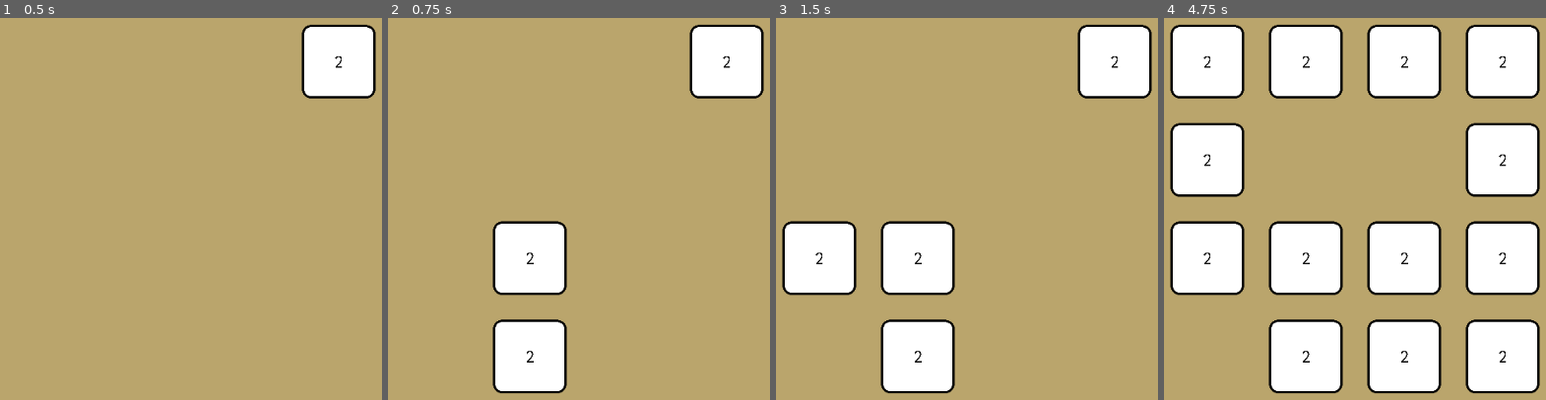
Above: before the commit, frames 1-4 (left to right).
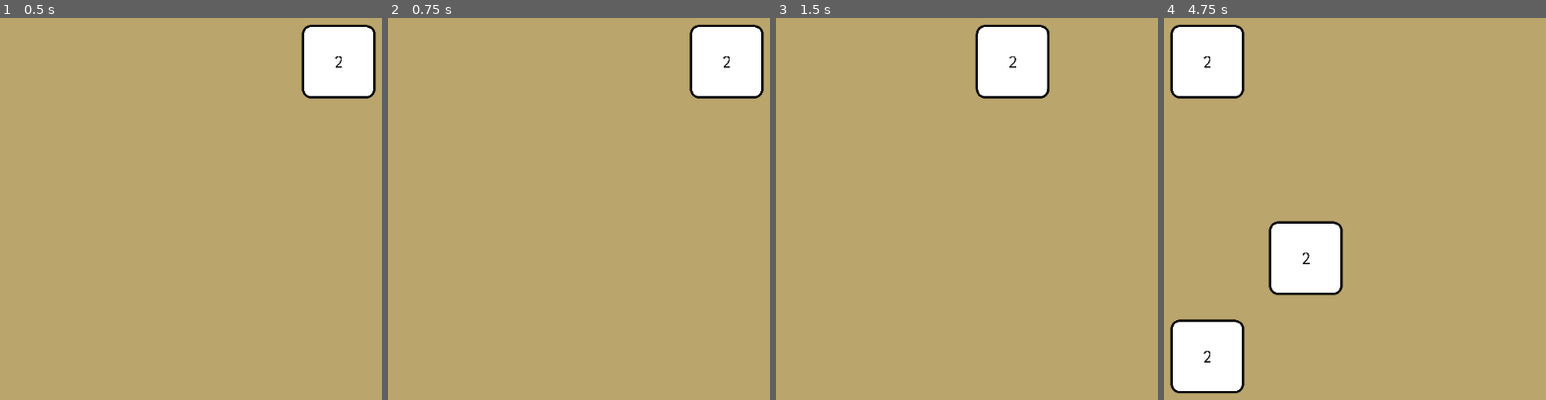
Above: after the commit, the same moments.

Repository: JHaller27/Godot2048
Game: Godot game, scene res://Main.tscn
Two runs of this game, one before a commit and one after it. Both use one fixed random seed, a clock stepped at 60 frames per second and the inputs below.
Inputs:
- Up to frame 1 (0.5 s): no input
- Up to frame 2 (0.75 s): tap Enter (ui_accept) at 0.5 s; hold Enter (ui_accept) from 0.53 s (still down)
- Up to frame 3 (1.5 s): release Enter (ui_accept) at 1.28 s; hold Left (slide_left, bound only after the commit) from 1.28 s (still down); tap Enter (ui_accept) at 1.35 s
- Up to frame 4 (4.75 s): tap Enter (ui_accept) at 1.52, 1.82, 2.85, 3.02, 3.32, 4.35, 4.52 s; release Left (slide_left, bound only after the commit) at 2.03 s; hold Enter (ui_accept) 2.03-2.78 s; hold Enter (ui_accept) 3.53-4.28 s; hold Left (slide_left, bound only after the commit) from 3.53 s (still down)

Frame 1 is identical in both runs. In frame 2, 7.5% of the frame differs, in the area x 27-47%, y 53-99%; in frame 3, 19%; in frame 4, 45%, in the area x 1-99%, y 1-99%.

Commit message:
Move left

Diff:
--- a/Main.tscn
+++ b/Main.tscn
@@ -23,6 +23,7 @@
 margin_bottom = 240.0
 script = ExtResource( 2 )
 tile_scene = ExtResource( 1 )
+slide_time = 0.5
 
 [node name="Tile_0_0" parent="ColorRect/TileBoard" instance=ExtResource( 1 )]
 position = Vector2( 48, 48 )
--- a/Tile.gd
+++ b/Tile.gd
@@ -11,3 +11,6 @@
 func set_value(new_power: int):
 	self.power = new_power
 	self._update_label()
+
+func get_value() -> int:
+	return self.power
--- a/TileBoard.gd
+++ b/TileBoard.gd
@@ -1,13 +1,16 @@
 extends Control
 
 export (PackedScene) var tile_scene
+export (float) var slide_time
+
 onready var rng = RandomNumberGenerator.new()
-
-onready var tween: Tween = $Tween
 
 var tiles: Array = []
 var positions: Array = []
 var scale: Vector2 = Vector2.ZERO
+
+var new_values: Array = []
+var to_free: Array = []
 
 # Called when the node enters the scene tree for the first time.
 func _ready():
@@ -31,6 +34,7 @@
 		tiles.append(tiles_row)
 
 	add_random_tile()
+	$Tween.connect("tween_all_completed", self, "_on_done_tweening")
 
 
 func _find_empty_spot() -> Array:
@@ -69,9 +73,70 @@
 	return true
 
 
+func _slide_tile(from_obj: Object, from_y: int, from_x: int, to_obj: Object, to_y: int, to_x: int):
+	var from_pos = self.positions[from_y][from_x]
+	var to_pos = self.positions[to_y][to_x]
+	self.tiles[to_y][to_x] = self.tiles[from_y][from_x]
+	self.tiles[from_y][from_x] = null
+	$Tween.interpolate_property(from_obj, "position", from_pos, to_pos, self.slide_time, Tween.TRANS_SINE, Tween.EASE_IN_OUT)
+
+	if to_obj != null:
+		self.to_free.append(to_obj)
+
+
+func _find_next_left_tile(dst_tile: Object, dst_index: int, row: Array) -> int:
+	for src_index in range(dst_index+1, row.size()):
+		var src_tile = row[src_index]
+
+		# If dst is empty, look for a non-empty tile
+		if dst_tile == null:
+			if src_tile != null:
+				return src_index
+
+		# If dst is not empty, look for an identical tile
+		else:
+			if src_tile != null:
+				if src_tile.get_value() == dst_tile.get_value():
+					return src_index
+				return -1
+
+	return -1
+
+
+func _slide_left():
+	for row_index in range(self.tiles.size()):
+		var row = self.tiles[row_index]
+		var dst_index = 0
+		while dst_index < row.size():
+			var dst_tile = row[dst_index]
+			var src_index = _find_next_left_tile(dst_tile, dst_index, row)
+			if src_index != -1:
+				var src_tile = row[src_index]
+				self._slide_tile(src_tile, row_index, src_index, dst_tile, row_index, dst_index)
+				if dst_tile != null:
+					self.new_values.append([row_index, dst_index, src_tile.get_value()+1])
+			dst_index += 1
+	$Tween.start()
+
+
+func _on_done_tweening():
+	for new_val in self.new_values:
+		var y = new_val[0]
+		var x = new_val[1]
+		var val = new_val[2]
+		tiles[y][x].set_value(val)
+	self.new_values = []
+
+	for obj in self.to_free:
+		obj.free()
+	self.to_free = []
+
+	self.add_random_tile()
+
+
 func _input(event):
-	if event.is_action_pressed("ui_accept"):
-		add_random_tile()
+	if event.is_action_pressed("slide_left"):
+		self._slide_left()
 
 
 # Called every frame. 'delta' is the elapsed time since the previous frame.
--- a/project.godot
+++ b/project.godot
@@ -14,6 +14,37 @@
 run/main_scene="res://Main.tscn"
 config/icon="res://icon.png"
 
+[input]
+
+slide_left={
+"deadzone": 0.5,
+"events": [ Object(InputEventKey,"resource_local_to_scene":false,"resource_name":"","device":0,"alt":false,"shift":false,"control":false,"meta":false,"command":false,"pressed":false,"scancode":16777231,"physical_scancode":0,"unicode":0,"echo":false,"script":null)
+, Object(InputEventKey,"resource_local_to_scene":false,"resource_name":"","device":0,"alt":false,"shift":false,"control":false,"meta":false,"command":false,"pressed":false,"scancode":65,"physical_scancode":0,"unicode":0,"echo":false,"script":null)
+, Object(InputEventJoypadButton,"resource_local_to_scene":false,"resource_name":"","device":-1,"button_index":14,"pressure":0.0,"pressed":false,"script":null)
+ ]
+}
+slide_right={
+"deadzone": 0.5,
+"events": [ Object(InputEventKey,"resource_local_to_scene":false,"resource_name":"","device":0,"alt":false,"shift":false,"control":false,"meta":false,"command":false,"pressed":false,"scancode":16777233,"physical_scancode":0,"unicode":0,"echo":false,"script":null)
+, Object(InputEventKey,"resource_local_to_scene":false,"resource_name":"","device":0,"alt":false,"shift":false,"control":false,"meta":false,"command":false,"pressed":false,"scancode":68,"physical_scancode":0,"unicode":0,"echo":false,"script":null)
+, Object(InputEventJoypadButton,"resource_local_to_scene":false,"resource_name":"","device":-1,"button_index":15,"pressure":0.0,"pressed":false,"script":null)
+ ]
+}
+slide_up={
+"deadzone": 0.5,
+"events": [ Object(InputEventKey,"resource_local_to_scene":false,"resource_name":"","device":0,"alt":false,"shift":false,"control":false,"meta":false,"command":false,"pressed":false,"scancode":16777232,"physical_scancode":0,"unicode":0,"echo":false,"script":null)
+, Object(InputEventKey,"resource_local_to_scene":false,"resource_name":"","device":0,"alt":false,"shift":false,"control":false,"meta":false,"command":false,"pressed":false,"scancode":87,"physical_scancode":0,"unicode":0,"echo":false,"script":null)
+, Object(InputEventJoypadButton,"resource_local_to_scene":false,"resource_name":"","device":-1,"button_index":12,"pressure":0.0,"pressed":false,"script":null)
+ ]
+}
+slide_down={
+"deadzone": 0.5,
+"events": [ Object(InputEventKey,"resource_local_to_scene":false,"resource_name":"","device":0,"alt":false,"shift":false,"control":false,"meta":false,"command":false,"pressed":false,"scancode":16777234,"physical_scancode":0,"unicode":0,"echo":false,"script":null)
+, Object(InputEventKey,"resource_local_to_scene":false,"resource_name":"","device":0,"alt":false,"shift":false,"control":false,"meta":false,"command":false,"pressed":false,"scancode":83,"physical_scancode":0,"unicode":0,"echo":false,"script":null)
+, Object(InputEventJoypadButton,"resource_local_to_scene":false,"resource_name":"","device":-1,"button_index":13,"pressure":0.0,"pressed":false,"script":null)
+ ]
+}
+
 [physics]
 
 common/enable_pause_aware_picking=true
